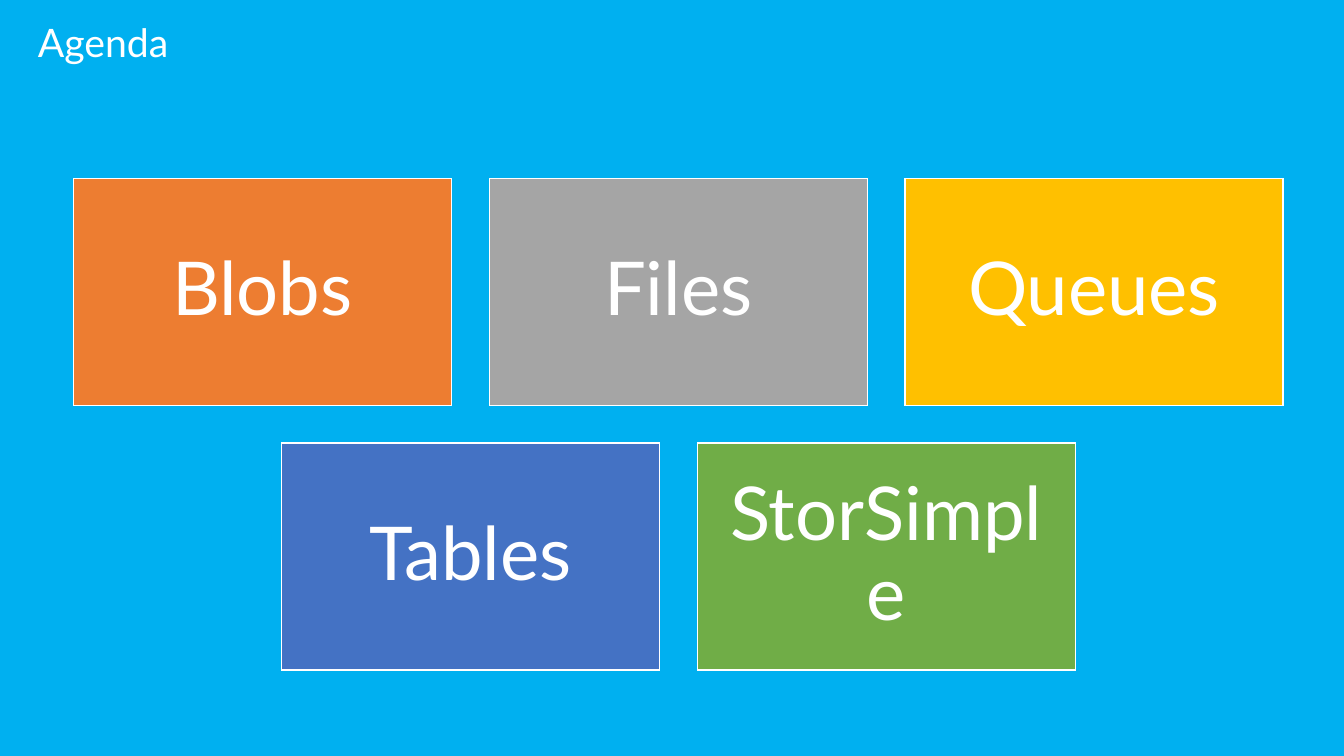
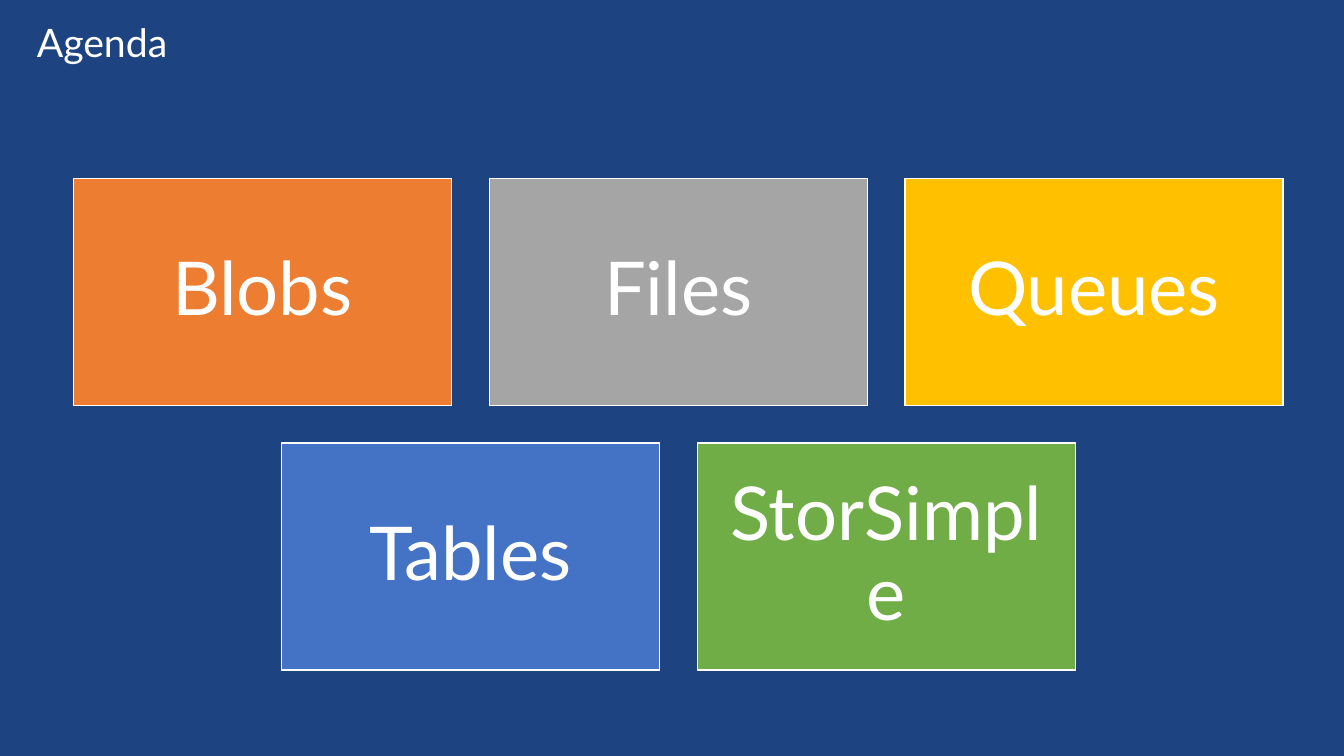
Before and after one commit to sack212/BasicAzureCamp, a slide deck: slide 2 of Data-Storage/Data-Storage.pptx. Drawn at 1344x756 pixels with LibreOffice and Linux fonts; fonts in the diff are those of the drawing. Boxes give left, top, right and bottom in pixels: in the first picture for what was removed or moved away, otherwise in the second. Text is boxed around its words. In the diff, an @@ line names an element or a change of style, - is before the commit and + after.

```diff
--- a/Data-Storage/Data-Storage.pptx
+++ b/Data-Storage/Data-Storage.pptx
@@ background #00B0F0 to #1D4380 @@
```
Also in this commit, not shown: 13 other slides changed, 7 slides added, 1 slide removed.
